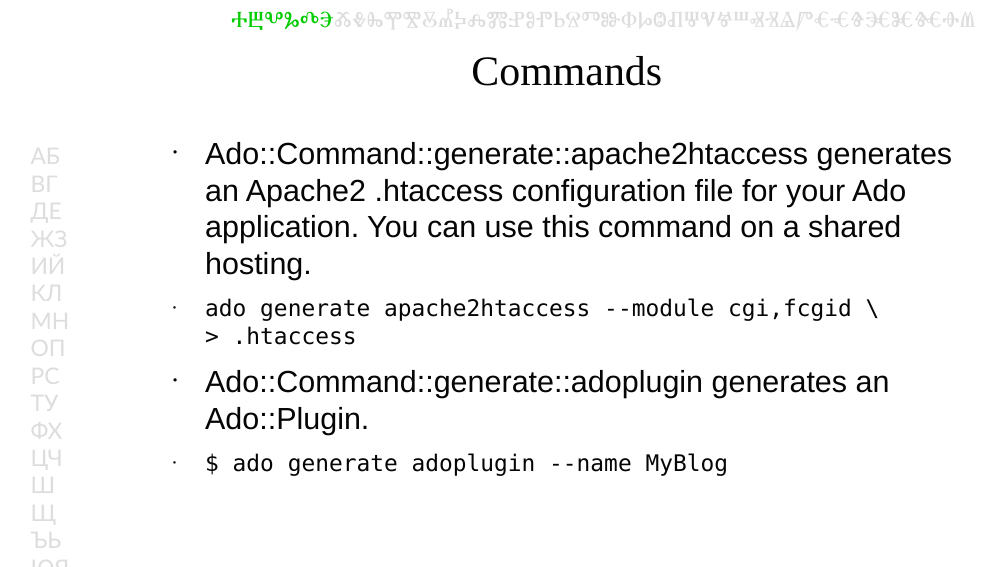
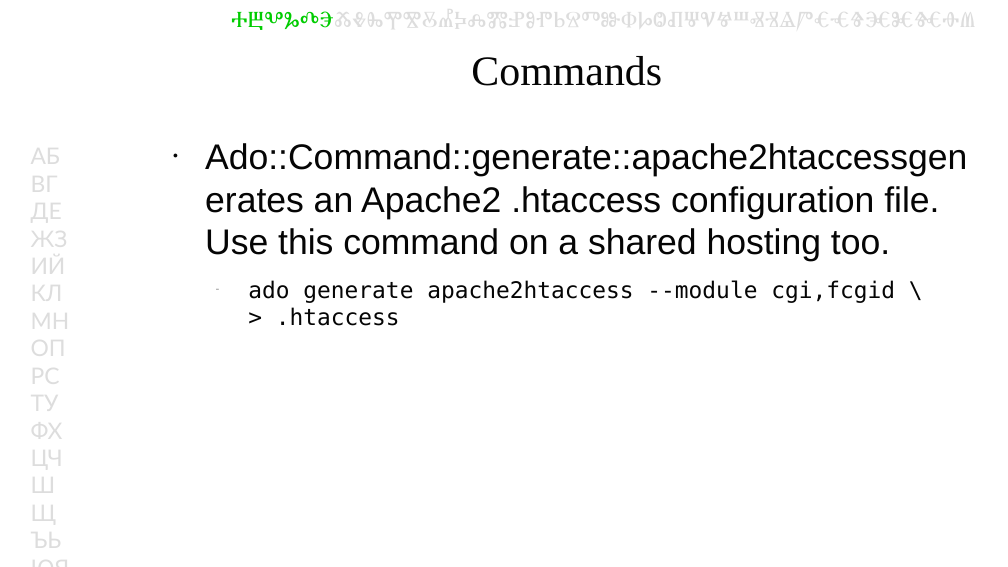
Before and after one commit to kberov/Ado-YAPC-EU-talk, a slide deck: slide 23 of Ado-YAPC-EU-2014.odp (slide 18 before the commit). Drawn at 1008x567 pixels with LibreOffice and Linux fonts; fonts in the diff are those of the drawing; background and template pictures are left out. Boxes give left, top, right and bottom in pixels: in the first picture for what was removed or moved away, otherwise in the second. Text is boxed around its words. In the diff, an @@ line names an element or a change of style, - is before the commit and + after.

Commit message:
splitted some slides in multiple slides with less text and added "generate crud"

```diff
--- a/Ado-YAPC-EU-2014.odp
+++ b/Ado-YAPC-EU-2014.odp
@@ text at [205,143,967,262]: text changed; size 24 to 28 pt @@
-● Ado::Command::generate::apache2htaccess generates an Apache2 .htaccess configuration file for your Ado application. You can use this command on a shared hosting.
+● Ado::Command::generate::apache2htaccessgenerates an Apache2 .htaccess configuration file. Use this command on a shared hosting too.
@@ text at [248,280,895,326]: bullet ● to −; list level 1 to 2 in "ado generate apache2htaccess --module cgi,fcgid ..." @@
@@ text at [205,370,890,476]: paragraphs removed @@
-● Ado::Command::generate::adoplugin generates an Ado::Plugin.
-● $ ado generate adoplugin --name MyBlog
```
Also in this commit, not shown: 10 other slides changed, 6 slides added.
